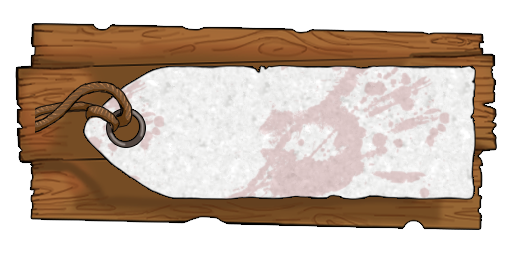
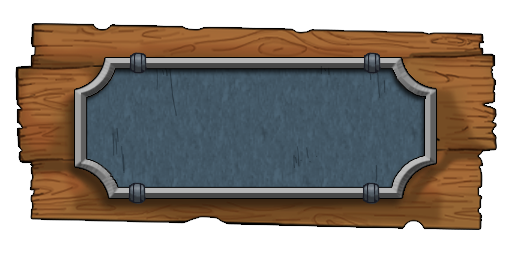
Before/after of a w=512, h=256 layered artwork. What changed in the layer stack:
hid group "Group 1" (8 layers) over [35, 66, 475, 199]
showed group "Metal" (8 layers) over [63, 52, 440, 211]
added layer "Layer 2 copy 7" in group "Metal" over [63, 52, 440, 211]
